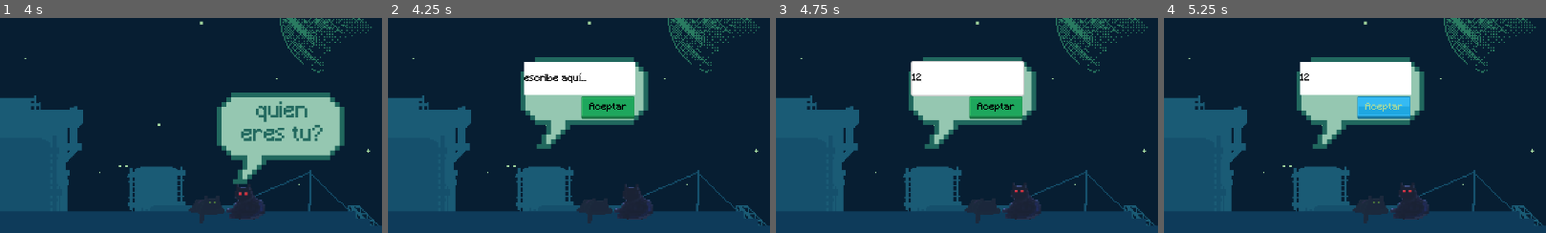
Above: before the commit, frames 1-4 (left to right).
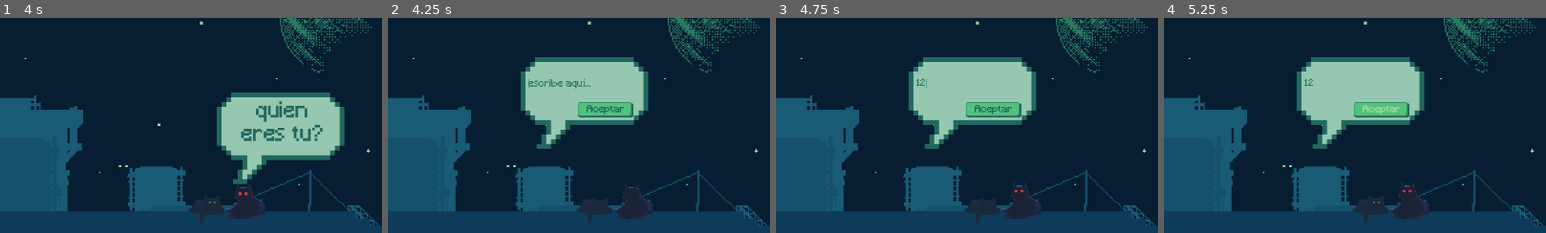
Above: after the commit, the same moments.

Repository: DEVizzent/mermelada-jam-2023
Game: Godot game, scene res://TypeWordAtEnd/type_word_at_end.tscn
Two runs of this game, one before a commit and one after it. Both use one fixed random seed, a clock stepped at 60 frames per second and the inputs below. This scene is started directly instead of the project's main scene.
Inputs (mouse positions are % of the whole screen's width and height, from its top left):
- Up to frame 1 (4 s): move the mouse to (72, 45) at 0.52 s; hold Right (ui_right) 0.53-1.25 s; click (72, 45) at 0.67 s; tap Space (jump) at 0.77, 2.75, 3.77 s; drag from (30, 55) to (45, 70) at 1.27 s; tap Enter at 2, 3.5 s; move the mouse to (60, 28) at 2.02 s; hold Left (ui_left) 2.03-2.75 s; drag from (45, 70) to (20, 35) at 2.77 s; move the mouse to (80, 65) at 3.52 s; hold Right (ui_right) from 3.53 s (still down)
- Up to frame 2 (4.25 s): keep holding Right (ui_right)
- Up to frame 3 (4.75 s): release Right (ui_right) at 4.25 s; click (66, 38) at 4.27 s; type "12" at 4.35 s
- Up to frame 4 (5.25 s): click "Aceptar" at 5 s
The pictures show only the part of the screen within x 41-91%, y 24-74%; the shares and areas given below are measured in that part.

Frame 1 is identical in both runs. In frame 2, 6.0% of the frame differs, in the area x 35-65%, y 20-48%; in frame 3, 6.3%; in frame 4, 6.1%.

Commit message:
Changes in textbox uncommited before

Diff:
--- a/TypeWordAtEnd/type_word_at_end.tscn
+++ b/TypeWordAtEnd/type_word_at_end.tscn
@@ -1,12 +1,13 @@
-[gd_scene load_steps=39 format=3 uid="uid://8l4e0feev8ra"]
+[gd_scene load_steps=41 format=3 uid="uid://8l4e0feev8ra"]
 
 [ext_resource type="Script" path="res://TypeWordAtEnd/type_word_at_end.gd" id="1_c8wdt"]
-[ext_resource type="Theme" uid="uid://cqwidxi43kv5d" path="res://ButtonTheme/new_theme1.tres" id="2_c31vg"]
 [ext_resource type="Texture2D" uid="uid://ccxvwsthy6mhk" path="res://Inicio/Background.png" id="2_ltl4i"]
 [ext_resource type="PackedScene" uid="uid://dhcqkivmh5tqg" path="res://Levels/BloquesReutilizables/bloque_final.tscn" id="4_yacqs"]
 [ext_resource type="Texture2D" uid="uid://c01pn4s5jow3y" path="res://Player/Sprites/idle.png" id="5_c8225"]
 [ext_resource type="Texture2D" uid="uid://tpv64vn05nvs" path="res://Player/Sprites/jumping.png" id="6_yujig"]
+[ext_resource type="Theme" uid="uid://c2auykfrw40nd" path="res://Settings/Theme/theme.tres" id="7_3cvu2"]
 [ext_resource type="Texture2D" uid="uid://cimakeeym1fmm" path="res://Player/Sprites/running.png" id="7_yiahf"]
+[ext_resource type="Theme" uid="uid://cjtm05baiqrbl" path="res://Settings/ButtonTheme.tres" id="8_6a87u"]
 [ext_resource type="Texture2D" uid="uid://bbo4h1ght4j8t" path="res://TypeWordAtEnd/bocadillo.png" id="8_c867i"]
 [ext_resource type="PackedScene" uid="uid://hxij2mcb8i5o" path="res://StarsRain/EstrellaFugaz/estrella.tscn" id="9_vebo4"]
 
@@ -205,8 +206,14 @@
 font_size = 35
 font_color = Color(0.129412, 0.407843, 0.368627, 1)
 
-[sub_resource type="StyleBoxFlat" id="StyleBoxFlat_jaljn"]
-bg_color = Color(1, 1, 1, 1)
+[sub_resource type="StyleBoxFlat" id="StyleBoxFlat_sjkqm"]
+bg_color = Color(0, 0, 0, 0)
+corner_radius_top_left = 1
+corner_radius_top_right = 1
+corner_radius_bottom_right = 1
+corner_radius_bottom_left = 1
+
+[sub_resource type="StyleBoxEmpty" id="StyleBoxEmpty_3fivm"]
 
 [sub_resource type="Animation" id="Animation_g5gko"]
 length = 0.001
@@ -317,10 +324,24 @@
 tracks/4/interp = 1
 tracks/4/loop_wrap = true
 tracks/4/keys = {
-"times": PackedFloat32Array(0, 4.1),
-"transitions": PackedFloat32Array(1, 1),
-"update": 1,
-"values": [false, true]
+"times": PackedFloat32Array(0, 4.1, 4.1001),
+"transitions": PackedFloat32Array(1, 1, 1),
+"update": 1,
+"values": [false, true, true]
+}
+tracks/5/type = "method"
+tracks/5/imported = false
+tracks/5/enabled = true
+tracks/5/path = NodePath("TypeWordAtEnd")
+tracks/5/interp = 1
+tracks/5/loop_wrap = true
+tracks/5/keys = {
+"times": PackedFloat32Array(4.1),
+"transitions": PackedFloat32Array(1),
+"values": [{
+"args": [],
+"method": &"put_focus_on_line_text"
+}]
 }
 
 [sub_resource type="AnimationLibrary" id="AnimationLibrary_se7jy"]
@@ -397,15 +418,21 @@
 anchor_top = 0.5
 anchor_right = 0.5
 anchor_bottom = 0.5
-offset_left = 720.0
-offset_top = 296.0
-offset_right = 906.0
-offset_bottom = 351.0
+offset_left = 727.0
+offset_top = 305.0
+offset_right = 913.0
+offset_bottom = 360.0
 grow_horizontal = 2
 grow_vertical = 2
-theme_override_colors/font_color = Color(0, 0, 0, 1)
-theme_override_colors/font_placeholder_color = Color(0, 0, 0, 1)
-theme_override_styles/normal = SubResource("StyleBoxFlat_jaljn")
+theme = ExtResource("7_3cvu2")
+theme_override_colors/font_color = Color(0.164706, 0.482353, 0.380392, 1)
+theme_override_colors/font_selected_color = Color(0.164706, 0.482353, 0.380392, 1)
+theme_override_colors/font_uneditable_color = Color(0.164706, 0.482353, 0.380392, 1)
+theme_override_colors/font_placeholder_color = Color(0.164706, 0.482353, 0.380392, 1)
+theme_override_colors/caret_color = Color(0.164706, 0.482353, 0.380392, 1)
+theme_override_styles/normal = SubResource("StyleBoxFlat_sjkqm")
+theme_override_styles/focus = SubResource("StyleBoxFlat_sjkqm")
+theme_override_styles/read_only = SubResource("StyleBoxEmpty_3fivm")
 placeholder_text = "escribe aquí..."
 
 [node name="Button" type="Button" parent="TypeWordAtEnd/bocadillo3"]
@@ -414,13 +441,13 @@
 anchor_top = 0.5
 anchor_right = 0.5
 anchor_bottom = 0.5
-offset_left = 816.0
-offset_top = 353.0
-offset_right = 905.0
-offset_bottom = 391.0
+offset_left = 825.0
+offset_top = 368.0
+offset_right = 888.0
+offset_bottom = 384.0
 grow_horizontal = 2
 grow_vertical = 2
-theme = ExtResource("2_c31vg")
+theme = ExtResource("8_6a87u")
 text = "Aceptar"
 
 [node name="AnimationPlayer" type="AnimationPlayer" parent="TypeWordAtEnd"]
